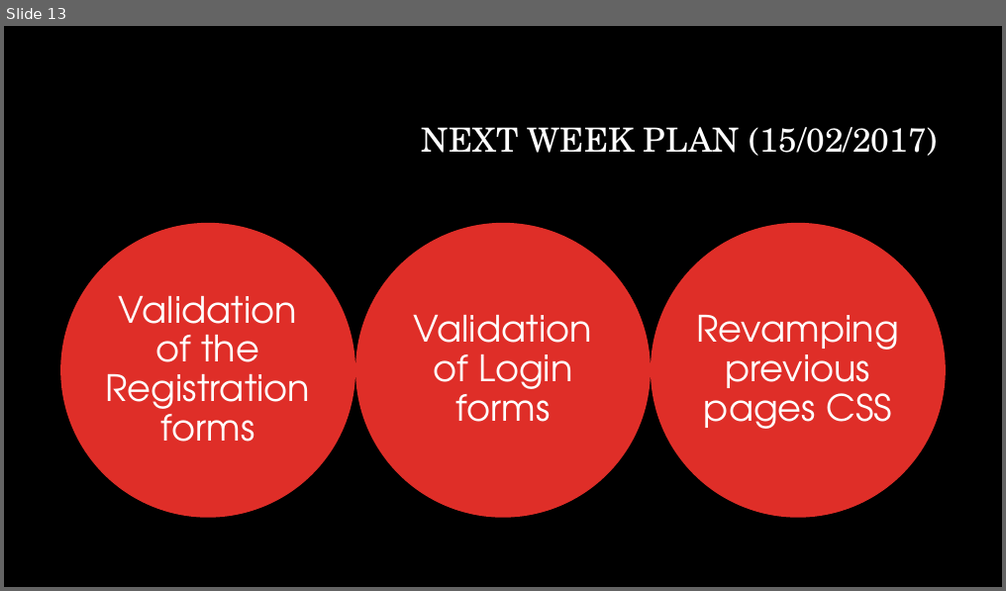
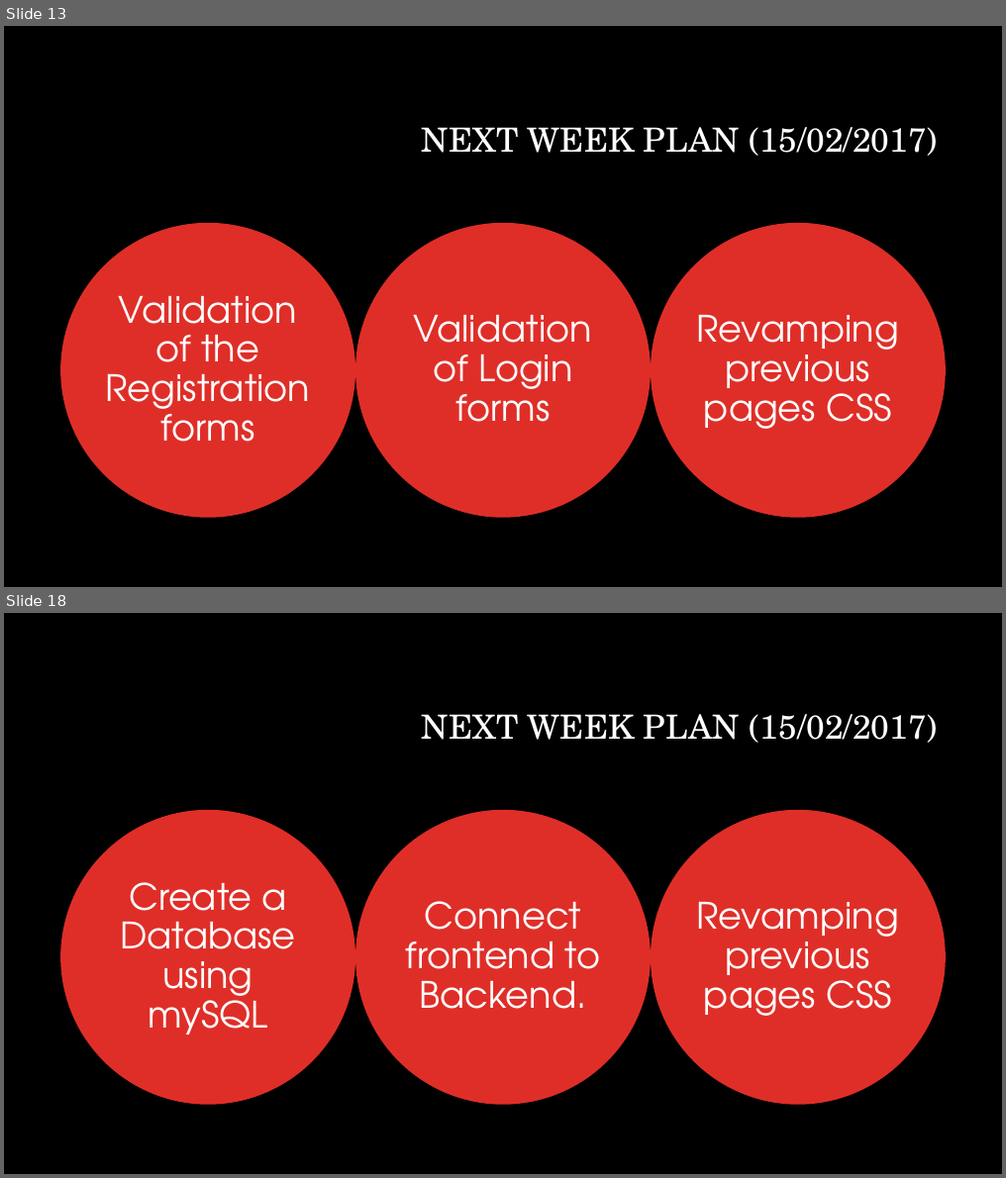
Before and after one commit to priyasatbhaya/IT_WEBD, a slide deck: Internet and web technology new ppt.pptx. Shown one above the other, each under a label of ours: slide 13 before the commit, slides 13 and 18 after it; the slides between them are not shown. The pictures are 1006x591 and 1006x1178 pixels, drawn with LibreOffice and Linux fonts; fonts in the diff are those of the drawing; background and template pictures are left out. Boxes give left, top, right and bottom in pixels: in the first picture for what was removed or moved away, otherwise in the second. Text is boxed around its words. In the diff, an @@ line names an element or a change of style, - is before the commit and + after.

```diff
--- a/Internet and web technology new ppt.pptx
+++ b/Internet and web technology new ppt.pptx
@@ slide 18 added at box(4, 613, 1002, 1174), background #000000 @@
@@ title added at box(422, 714, 939, 743), 32 pt, text #FFFFFF @@
+NEXT WEEK PLAN (15/02/2017)
@@ group added at box(60, 810, 945, 1105): 3 ellipses, 3 texts @@
+Create a Database using mySQL
+Connect frontend to Backend.
+Revamping previous pages CSS
```
Also in this commit, not shown: 2 slides changed, 4 other slides added, 34 other files.
